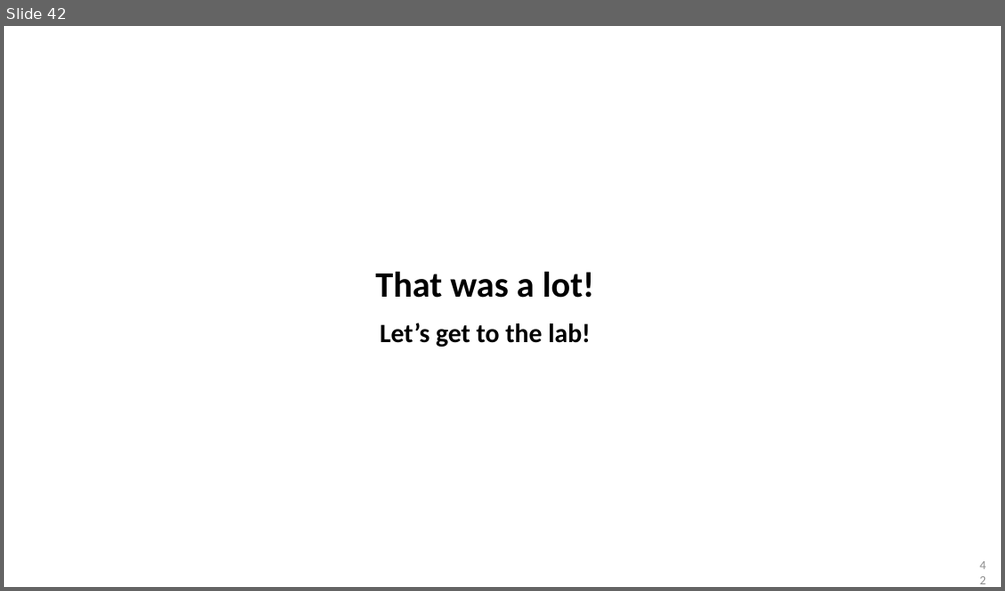
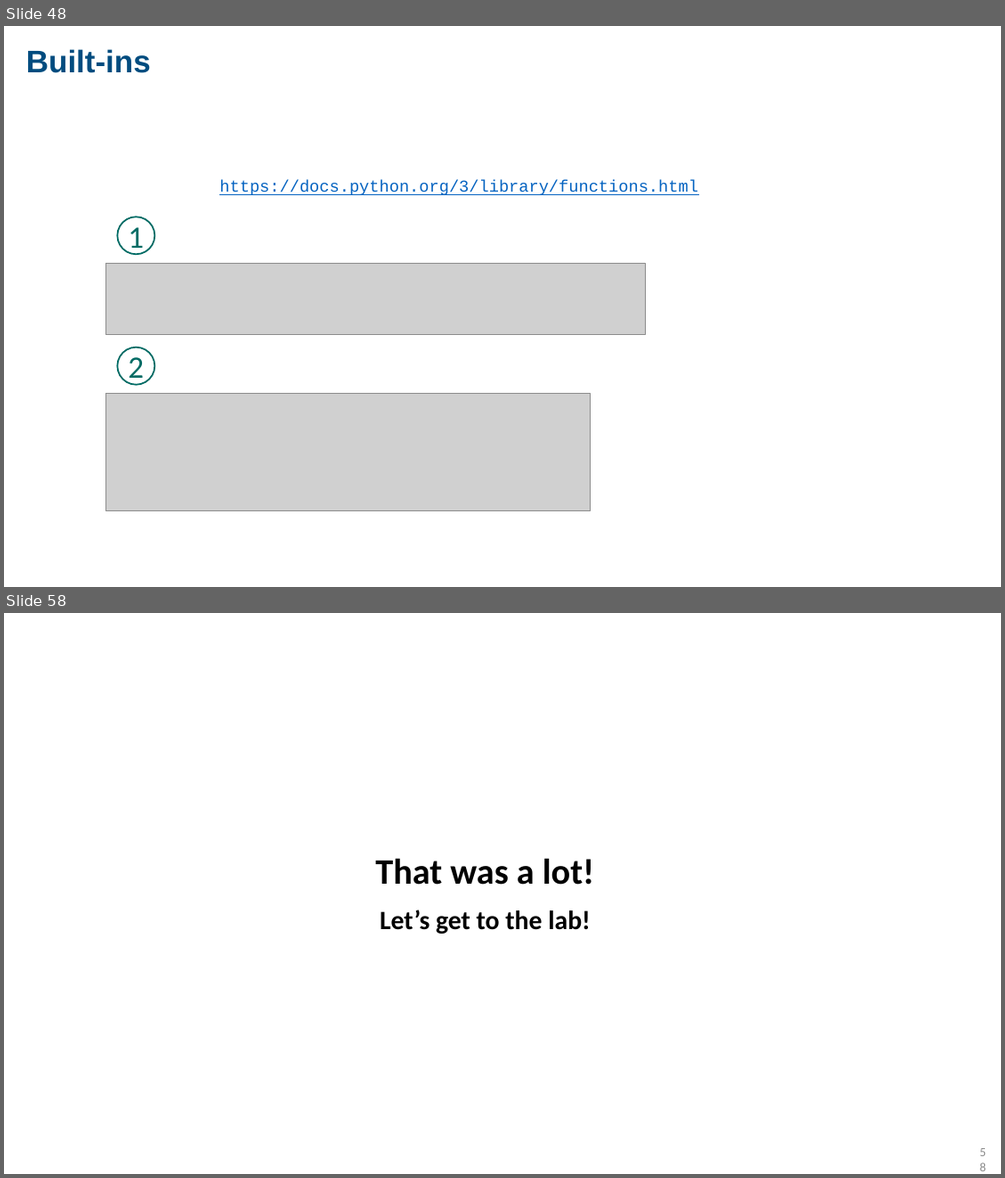
Before and after one commit to AIFS-AI-Bridge/aifs-ai-bridge.github.io, a slide deck: lectures/AIBridge Lecture 2.pptx. Shown one above the other, each under a label of ours: slide 42 before the commit, slides 48 and 58 after it; the slides between them are not shown. The pictures are 1005x591 and 1005x1178 pixels, drawn with LibreOffice and Linux fonts; fonts in the diff are those of the drawing; grey boxes stand for pictures. Boxes give left, top, right and bottom in pixels: in the first picture for what was removed or moved away, otherwise in the second. Text is boxed around its words. In the diff, an @@ line names an element or a change of style, - is before the commit and + after.

```diff
--- a/lectures/AIBridge Lecture 2.pptx
+++ b/lectures/AIBridge Lecture 2.pptx
@@ slide 48 added at [4,26,1001,587], background #FFFFFF @@
@@ title added at [26,49,151,73], 60 pt, text #004C7F, bold @@
+Built-ins
@@ text added at [219,180,698,195], 32 pt, text #0563C1, underline @@
+https://docs.python.org/3/library/functions.html
@@ ellipse added at [117,216,154,254], outline #006B64 3 pt, 60 pt, text #006B64 @@
+1
@@ picture added at [105,263,645,334] @@
@@ ellipse added at [117,347,154,385], outline #006B64 3 pt, 60 pt, text #006B64 @@
+2
@@ picture added at [105,393,590,511] @@
@@ what was slide 42 is now slide 58 @@
@@ page number at [975,1151,989,1167]: text changed @@
-42
+58
```
Also in this commit, not shown: 9 slides changed, 17 other slides added, 2 slides removed, 34 other files.
